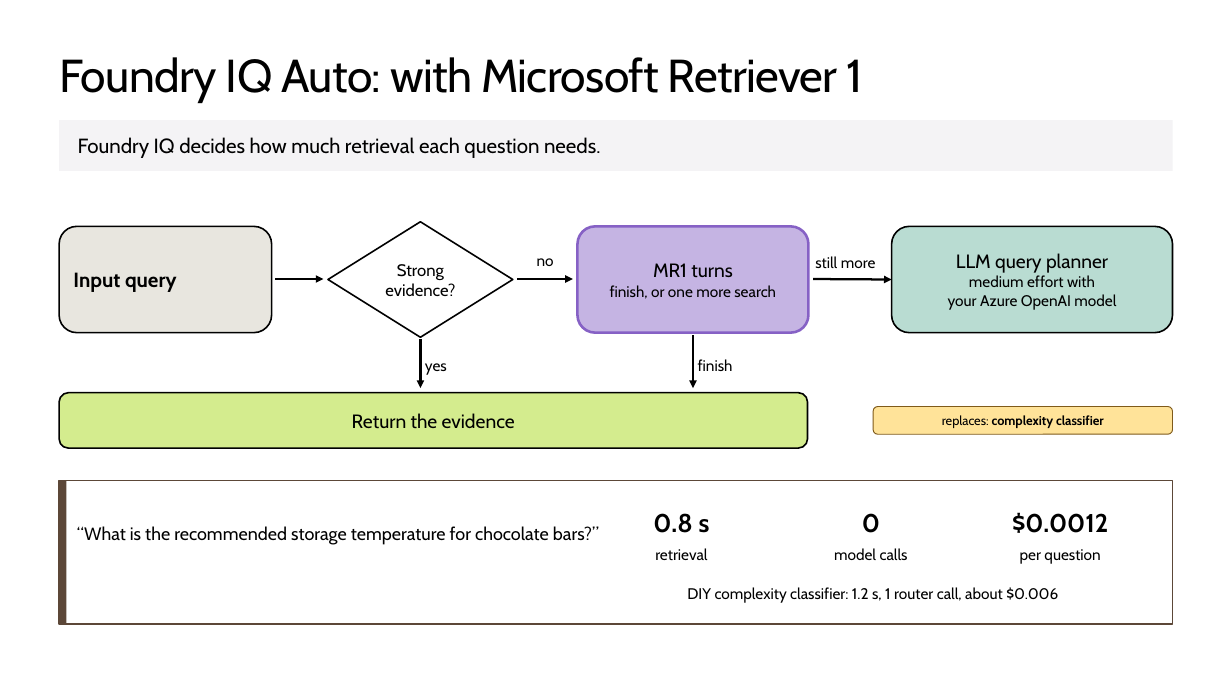
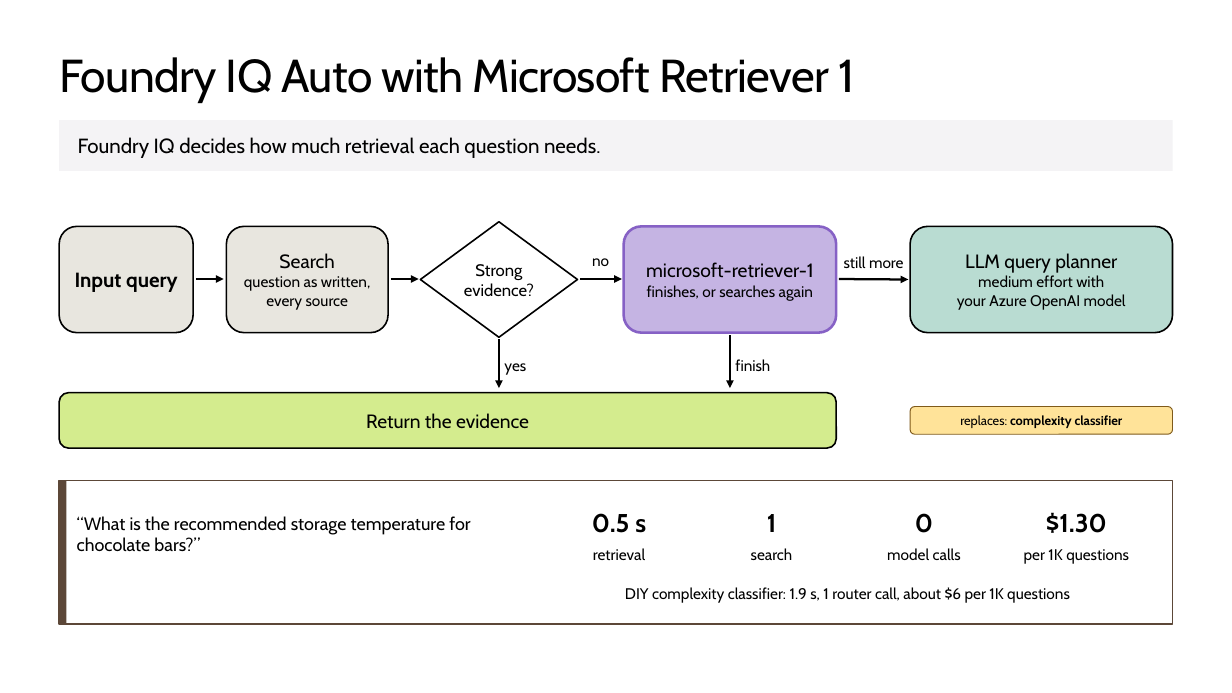
Before and after one commit to microsoft/ignite26-BRK300-building-agentic-retrieval-from-diy-to-foundry-iq, a slide deck: slide 32 of IgniteBRK300-WorkingDeck.pptx. Drawn at 1232x693 pixels with LibreOffice and Linux fonts; fonts in the diff are those of the drawing; background and template pictures are left out. Boxes give left, top, right and bottom in pixels: in the first picture for what was removed or moved away, otherwise in the second. Text is boxed around its words. In the diff, an @@ line names an element or a change of style, - is before the commit and + after.

```diff
--- a/IgniteBRK300-WorkingDeck.pptx
+++ b/IgniteBRK300-WorkingDeck.pptx
@@ title at [59, 57, 854, 103]: text changed @@
-Foundry IQ Auto: with Microsoft Retriever 1
+Foundry IQ Auto with Microsoft Retriever 1
@@ rounded rectangle "Input query": place and size @@
-rounded rectangle "Input query" at [59, 226, 272, 333]
+rounded rectangle "Input query" at [59, 226, 193, 333]
@@ rounded rectangle "Input query" at [59, 226, 193, 333]: alignment left to centre @@
@@ rounded rectangle added at [226, 226, 388, 333], fill #E8E6DF, outline #000000 1.25 pt, 12 pt, text #000000 @@
+Search
+question as written,
+every source
@@ diamond "Strong": place and size @@
-diamond "Strong" at [328, 222, 513, 337]
+diamond "Strong" at [421, 222, 578, 337]
@@ rounded rectangle "microsoft-retriever-1": place and size @@
-rounded rectangle "microsoft-retriever-1" at [578, 226, 809, 333]
+rounded rectangle "microsoft-retriever-1" at [624, 226, 836, 333]
@@ rounded rectangle "LLM query planner": place and size @@
-rounded rectangle "LLM query planner" at [892, 226, 1173, 333]
+rounded rectangle "LLM query planner" at [910, 226, 1173, 333]
@@ text "no": place and size @@
-text "no" at [537, 258, 554, 266]
+text "no" at [592, 258, 609, 266]
@@ text in rounded rectangle at [646, 262, 814, 301]: text changed @@
-MR1 turns
-finish, or one more search
+microsoft-retriever-1
+finishes, or searches again
@@ text "still more": place and size @@
-text "still more" at [815, 256, 876, 268]
+text "still more" at [844, 256, 904, 268]
@@ arrow moved from (275, 279) - (323, 279) to (196, 279) - (224, 279) @@
@@ arrow added from (391, 279) to (419, 279), #000000 1.75 pt @@
@@ arrow moved from (518, 279) - (573, 279) to (580, 279) - (622, 279) @@
@@ arrow moved from (813, 279) - (892, 279) to (839, 279) - (909, 279) @@
@@ arrow moved from (421, 339) - (421, 388) to (499, 339) - (499, 388) @@
@@ text "yes": place and size @@
-text "yes" at [425, 363, 447, 375]
+text "yes" at [504, 363, 526, 375]
@@ arrow moved from (693, 335) - (693, 388) to (730, 335) - (730, 388) @@
@@ text "finish": place and size @@
-text "finish" at [698, 359, 733, 371]
+text "finish" at [735, 359, 770, 371]
@@ rounded rectangle "Return the evidence": place and size @@
-rounded rectangle "Return the evidence" at [59, 393, 808, 448]
+rounded rectangle "Return the evidence" at [59, 393, 836, 448]
@@ rounded rectangle "replaces: complexity classifier": place and size @@
-rounded rectangle "replaces: complexity classifier" at [873, 407, 1173, 434]
+rounded rectangle "replaces: complexity classifier" at [910, 407, 1173, 434]
@@ text "“What is the recommended storage ..." rewrapped from [77, 526, 599, 545] to [77, 516, 470, 552] @@
@@ text "0": place and size @@
-text "0" at [862, 513, 880, 533]
+text "0" at [915, 513, 933, 533]
@@ text at [592, 513, 646, 533]: text changed @@
-0.8 s
+0.5 s
@@ text added at [767, 514, 776, 532], 20 pt, text #000000, bold @@
+1
@@ text at [1046, 512, 1107, 533]: text changed @@
-$0.0012
+$1.30
@@ text "retrieval": place and size @@
-text "retrieval" at [655, 548, 707, 560]
+text "retrieval" at [593, 548, 645, 560]
@@ text added at [751, 548, 793, 560], 12 pt, text #000000 @@
+search
@@ text "model calls": place and size @@
-text "model calls" at [834, 548, 908, 560]
+text "model calls" at [887, 548, 961, 560]
@@ text at [1024, 549, 1129, 564]: text changed @@
-per question
+per 1K questions
@@ text at [625, 587, 1070, 603]: text changed @@
-DIY complexity classifier: 1.2 s, 1 router call, about $0.006
+DIY complexity classifier: 1.9 s, 1 router call, about $6 per 1K questions
```
Also in this commit, not shown: 8 other slides changed, 1 other file.
